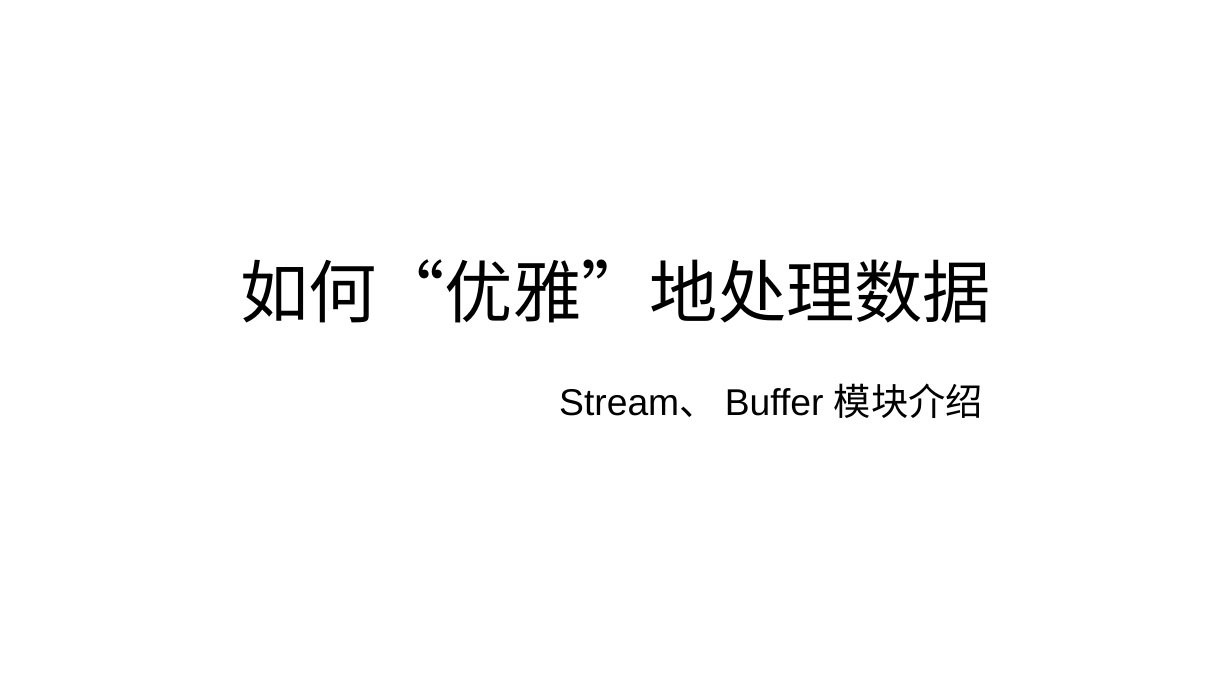
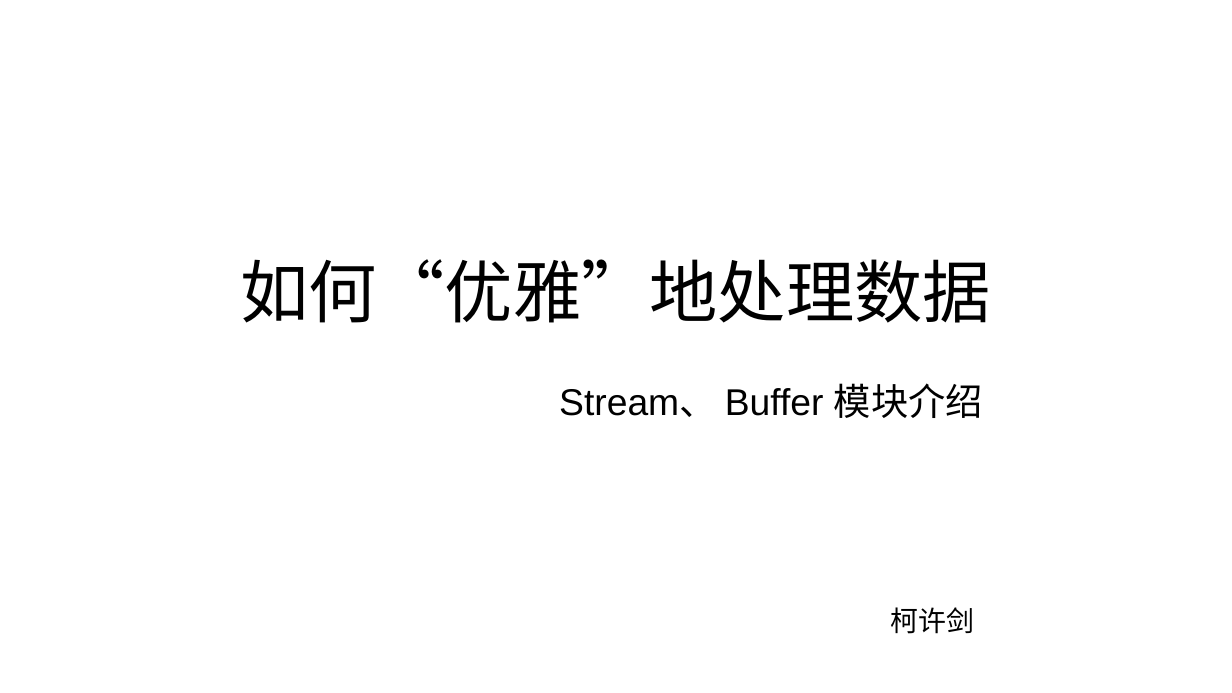
Before and after one commit to KEXUJIAN/stream-demo, a slide deck: slide 1 of stream.ppt. Drawn at 1232x693 pixels with LibreOffice and Linux fonts; fonts in the diff are those of the drawing. Boxes give left, top, right and bottom in pixels: in the first picture for what was removed or moved away, otherwise in the second. Text is boxed around its words. In the diff, an @@ line names an element or a change of style, - is before the commit and + after.

```diff
--- a/stream.ppt
+++ b/stream.ppt
@@ text added at (891, 607, 975, 634), 18 pt, text #000000 @@
+柯许剑
```
Also in this commit, not shown: 17 other slides changed.
